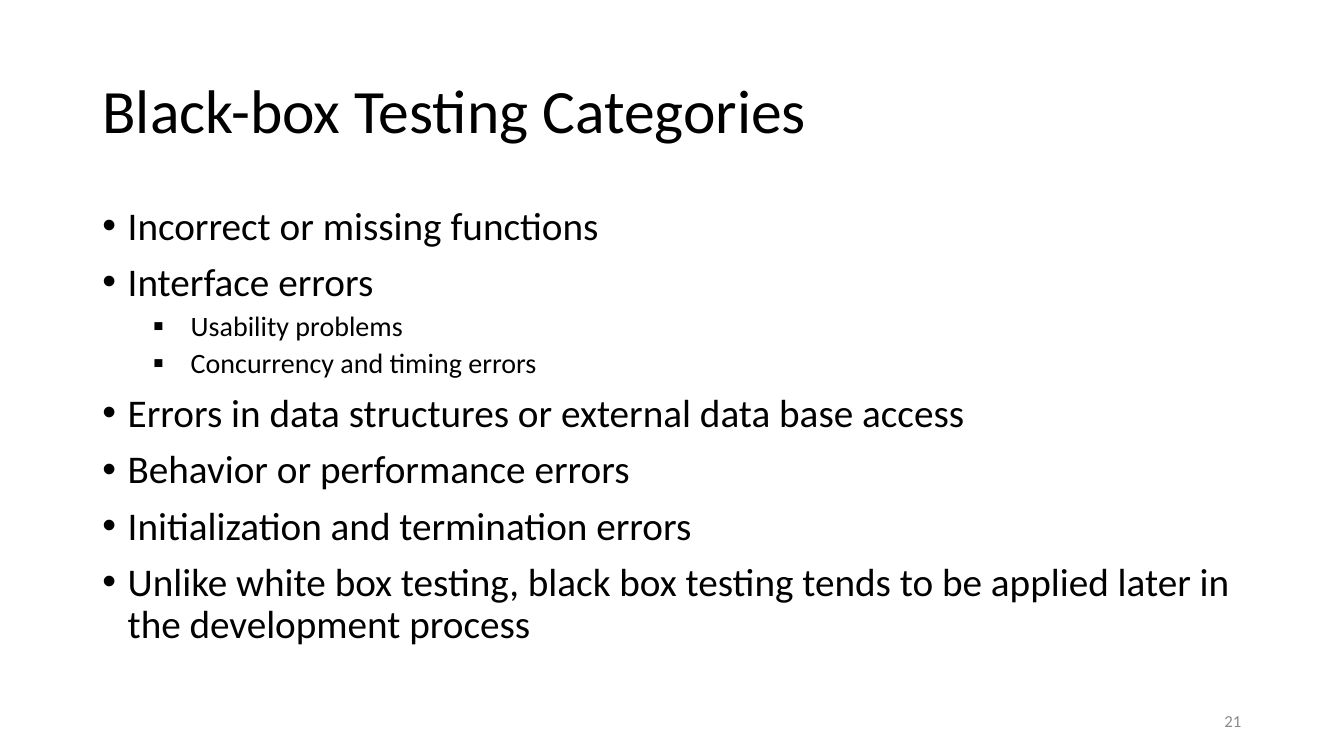
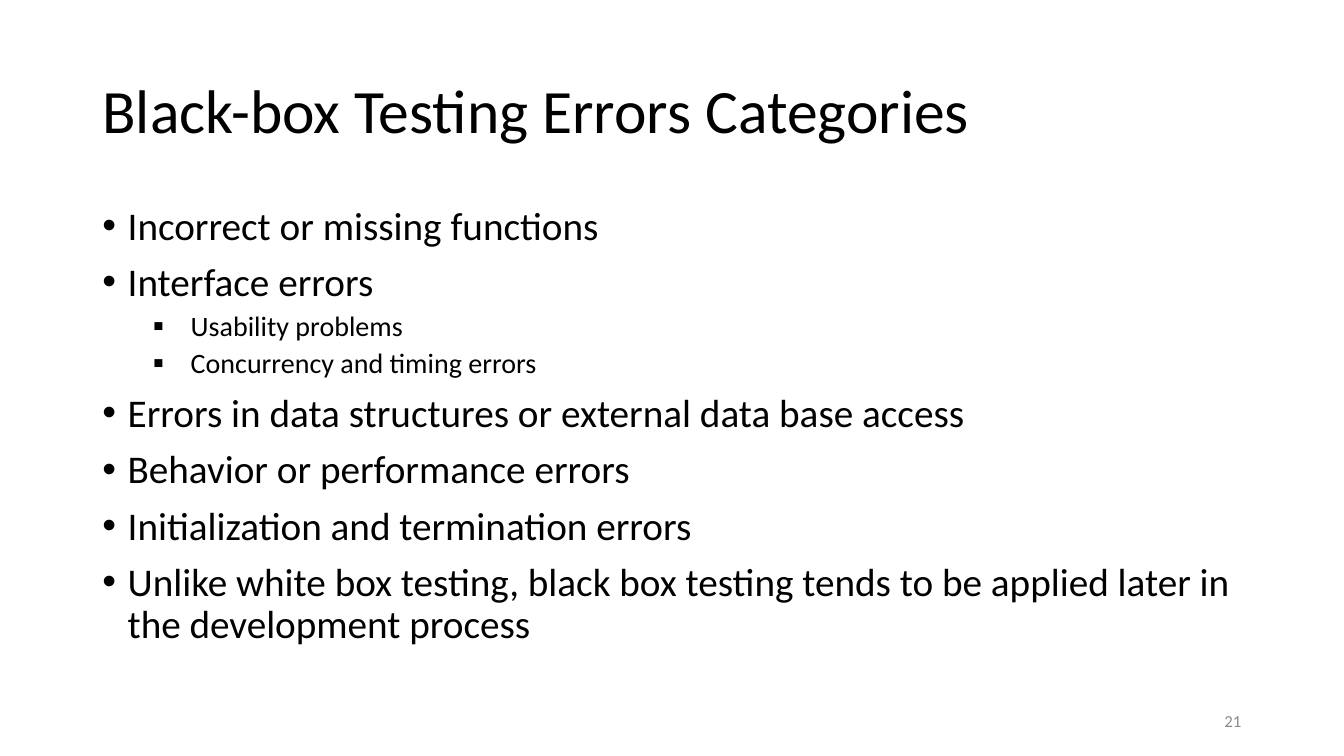
Before and after one commit to malenezi/malenezi, a slide deck: slide 21 of SE401/Lectures/6-Black Box Testing/Black Box Testing.pptx. Drawn at 1344x756 pixels with LibreOffice and Linux fonts; fonts in the diff are those of the drawing. Boxes give left, top, right and bottom in pixels: in the first picture for what was removed or moved away, otherwise in the second. Text is boxed around its words. In the diff, an @@ line names an element or a change of style, - is before the commit and + after.

```diff
--- a/SE401/Lectures/6-Black Box Testing/Black Box Testing.pptx
+++ b/SE401/Lectures/6-Black Box Testing/Black Box Testing.pptx
@@ title at (x1=102, y1=90, x2=969, y2=144): text changed @@
-Black-box Testing Categories
+Black-box Testing Errors Categories
```
Also in this commit, not shown: 5 other slides changed, 36 slides added, 6 slides removed, 1 other file.
